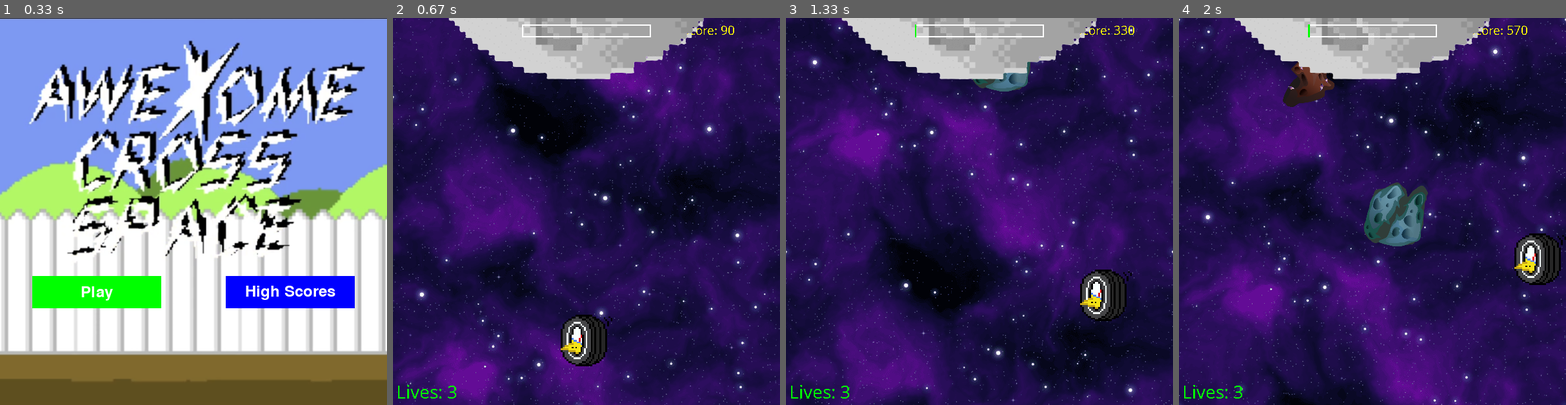
Above: before the commit, frames 1-4 (left to right).
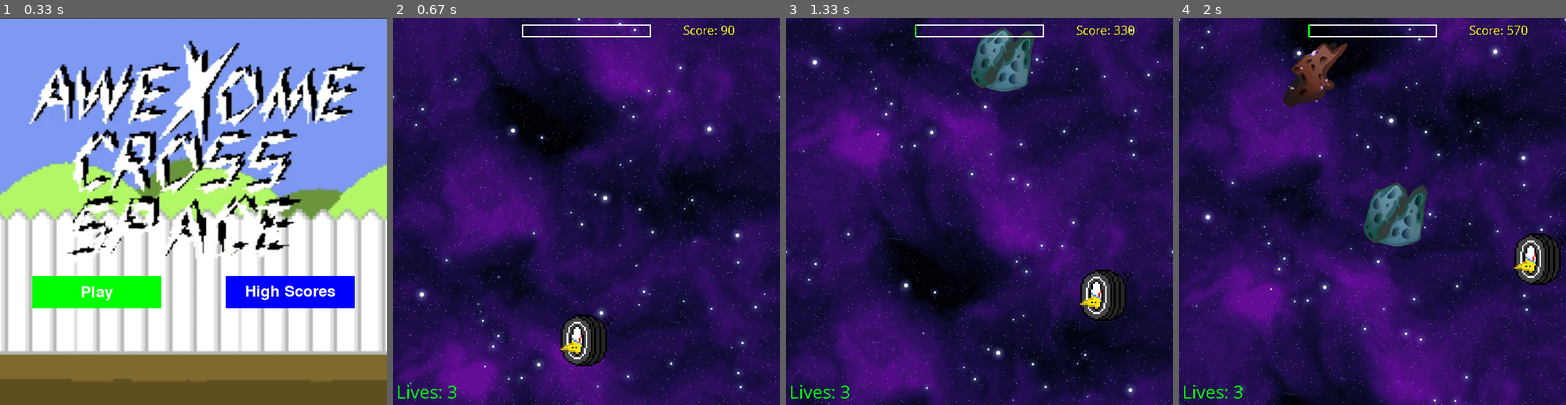
Above: after the commit, the same moments.

Repository: AndrewFagan04/CS_370_AwexomeCross
Game: pygame game, started from Cycle_3/main.py
The game is run twice, just before and just after one commit, with the same random seed, the same clock (stepped at 60 frames per second) and the same inputs.
Inputs:
- Up to frame 1 (0.33 s): no input
- Up to frame 2 (0.67 s): click "Play" at 0.42 s
- Up to frame 3 (1.33 s): hold Right 0.67-1.13 s; hold Up from 1.17 s (still down)
- Up to frame 4 (2 s): release Up at 1.47 s; hold Right 1.5-1.97 s

Frame 1 is identical in both runs. In frame 2, 7.1% of the frame differs, in the area x 14-81%, y 0-16%; in frame 3, 7.1%; in frame 4, 7.1%.

Commit message:
trying to add moon

Diff:
--- a/Cycle_3/main.py
+++ b/Cycle_3/main.py
@@ -231,6 +231,9 @@
 
 
         # Finish line
+        finLine.convert()
+        rect = finLine.get_rect()
+
         finish_line = pygame.Rect(0, finish_line_y, 800, 25)
 
 
@@ -258,10 +261,9 @@
         score.display_score(playerInst,window,WIDTH)
 
         # Draw finish line
-        pygame.draw.rect(window, BLUE, finish_line)
-        window.blit(finLine, (50,-50))
-
-         # Calculate progress
+        pygame.draw.rect(window, BLACK, finish_line)
+
+        # Calculate progress
         progress = 1 - (finish_line_y / total_distance)
 
         # draws progress bar
